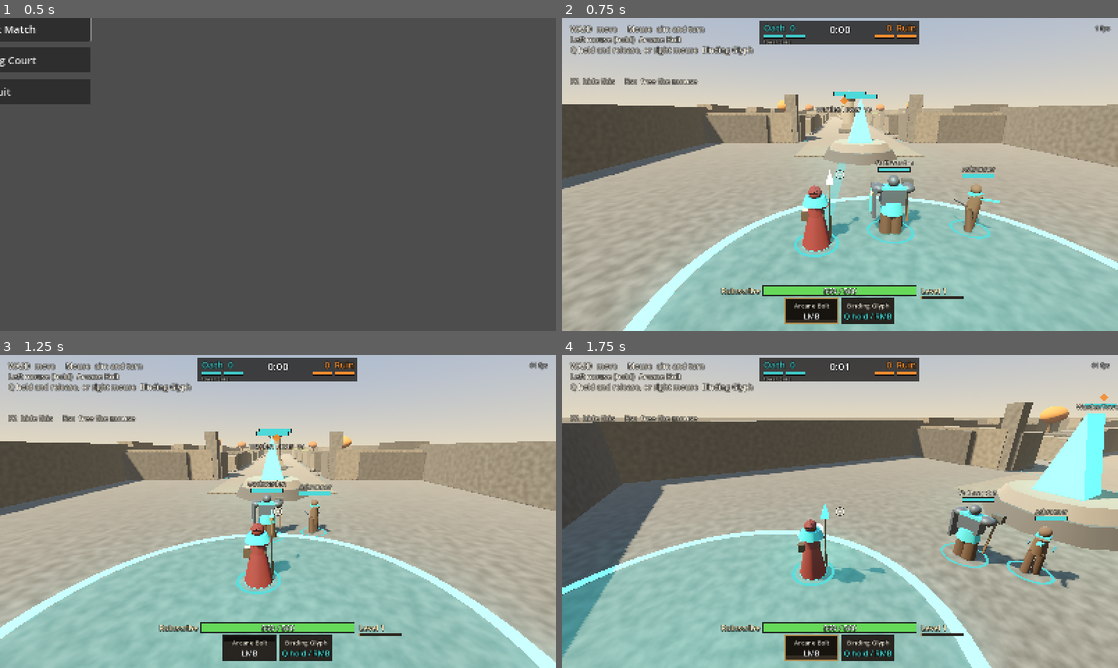
Above: before the commit, frames 1-4 (two rows, left to right).
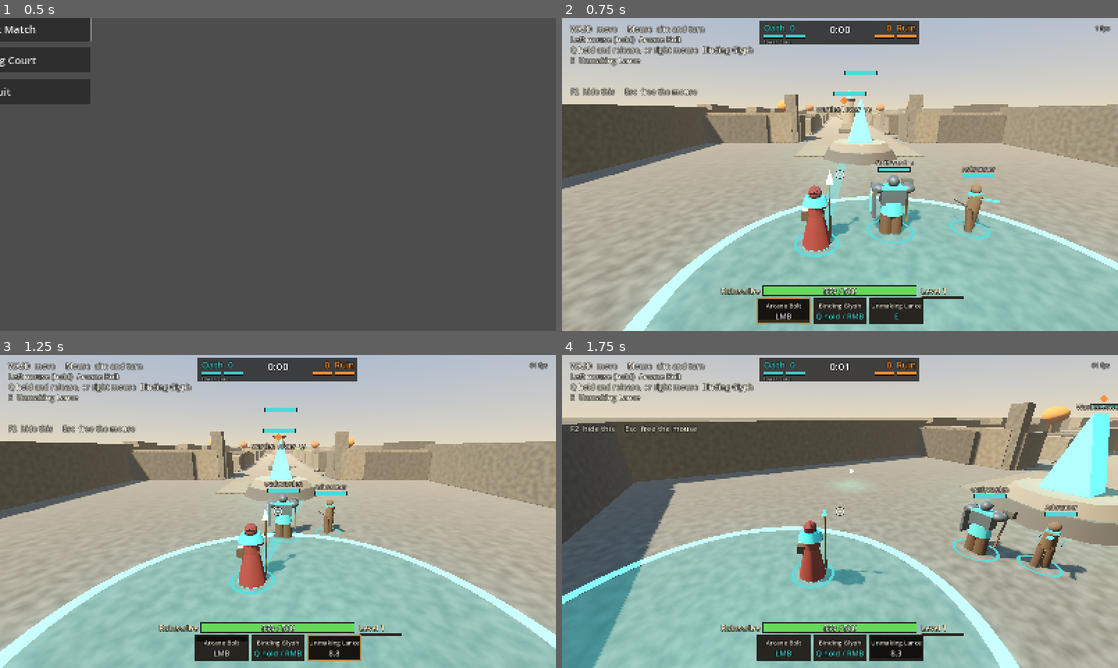
Above: after the commit, the same moments.

Repository: OminaMalum/Oath-and-Ruin
Game: Godot game, scene res://scenes/main.tscn
The game is run twice, just before and just after one commit, with the same random seed, the same clock (stepped at 60 frames per second) and the same inputs.
Inputs (mouse positions are in pixels of both pictures, inside the frame that each line leads up to):
- Up to frame 1 (0.5 s): no input
- Up to frame 2 (0.75 s): tap Enter at 0.5 s; move the mouse to (962, 158) at 0.52 s; press the mouse at (962, 158) at 0.53 s; hold D (move_right) from 0.53 s (still down)
- Up to frame 3 (1.25 s): keep holding D (move_right); tap E (ability_2, bound only after the commit) at 0.8 s
- Up to frame 4 (1.75 s): move the mouse to (812, 511) at 1.27 s; release D (move_right) at 1.28 s; release the mouse at (812, 511) at 1.28 s; hold W (move_forward) from 1.28 s (still down); tap E (ability_2, bound only after the commit) at 1.35 s; click (812, 511) at 1.55 s

Frame 1 is identical in both runs. In frame 2, 2.5% of the frame differs, in the area x 1-65%, y 12-98%; in frame 3, 13%; in frame 4, 16%, in the area x 0-100%, y 12-100%.

Commit message:
Second abilities: Unmaking Lance, Shield Slam, Ember Knife
E key and BTN_ABILITY_2 through commands, network and bots. New rules:
piercing projectiles (hit everyone on the line once) and stuns (no movement
or input, casts and dashes cut, never on structures). When two abilities
are pressed together the ready one wins. World labels stack instead of
overlapping. 3 new tests (123 checks).

Co-Authored-By: Claude Fable 5.1 <noreply@anthropic.com>
Claude-Session: https://claude.ai/code/session_01K9SmUkA29QzEXmf1q4eRcR

Diff:
--- /dev/null
+++ b/data/abilities/ember_knife.tres
@@ -0,0 +1,19 @@
+[gd_resource type="Resource" script_class="AbilityDef" format=3]
+
+[ext_resource type="Script" path="res://scripts/data/ability_def.gd" id="1_0uaoo"]
+
+[resource]
+script = ExtResource("1_0uaoo")
+id = &"ember_knife"
+display_name = "Ember Knife"
+description = "Throw a knife 10 m: 35 damage and a 40% slow for 1.2 s on the first enemy hit. Sets up the Vault, or finishes a runner. Counterplay: sidestep; it is a single narrow throw."
+damage = 35.0
+cast_time = 0.18
+recovery = 0.15
+cooldown = 5.0
+move_mult_while_casting = 0.8
+range = 10.0
+projectile_speed = 34.0
+projectile_radius = 0.22
+slow_amount = 0.4
+slow_duration = 1.2
--- /dev/null
+++ b/data/abilities/shield_slam.tres
@@ -0,0 +1,18 @@
+[gd_resource type="Resource" script_class="AbilityDef" format=3]
+
+[ext_resource type="Script" path="res://scripts/data/ability_def.gd" id="1_vwwmh"]
+
+[resource]
+script = ExtResource("1_vwwmh")
+id = &"shield_slam"
+display_name = "Shield Slam"
+description = "Drive the shield forward: 30 damage and a 0.8 s stun in a narrow 2.6 m arc. Interrupts casts. Counterplay: the 0.4 s windup is slow; step out of the arc or stay beyond 2.6 m."
+delivery = 2
+damage = 30.0
+cast_time = 0.4
+recovery = 0.3
+cooldown = 10.0
+move_mult_while_casting = 0.2
+range = 2.6
+stun_duration = 0.8
+arc_degrees = 70.0
--- /dev/null
+++ b/data/abilities/unmaking_lance.tres
@@ -0,0 +1,18 @@
+[gd_resource type="Resource" script_class="AbilityDef" format=3]
+
+[ext_resource type="Script" path="res://scripts/data/ability_def.gd" id="1_ysm63"]
+
+[resource]
+script = ExtResource("1_ysm63")
+id = &"unmaking_lance"
+display_name = "Unmaking Lance"
+description = "A thin lance of unmaking that flies 16 m and passes through every enemy on its line. Best on enemies lined up or held by the glyph. Counterplay: step off the line during the 0.45 s windup; it is narrow."
+damage = 70.0
+cast_time = 0.45
+recovery = 0.25
+cooldown = 9.0
+move_mult_while_casting = 0.3
+range = 16.0
+projectile_speed = 40.0
+projectile_radius = 0.22
+pierce = true
--- a/data/champions/ashrunner.tres
+++ b/data/champions/ashrunner.tres
@@ -2,6 +2,7 @@
 
 [ext_resource type="Script" path="res://scripts/data/ability_def.gd" id="1_6r2s1"]
 [ext_resource type="Resource" path="res://data/abilities/vault.tres" id="2_pbhpc"]
+[ext_resource type="Resource" path="res://data/abilities/ember_knife.tres" id="3_pbhpc"]
 [ext_resource type="Resource" path="res://data/abilities/twin_cut.tres" id="3_qx4h6"]
 [ext_resource type="Script" path="res://scripts/data/champion_def.gd" id="4_opjgf"]
 
@@ -17,6 +18,6 @@
 height = 1.7
 fountain_heal = 80.0
 basic_attack = ExtResource("3_qx4h6")
-abilities = Array[ExtResource("1_6r2s1")]([ExtResource("2_pbhpc")])
+abilities = Array[ExtResource("1_6r2s1")]([ExtResource("2_pbhpc"), ExtResource("3_pbhpc")])
 primary_color = Color(0.36, 0.27, 0.2, 1)
 accent_color = Color(0.45, 0.85, 0.55, 1)
--- a/data/champions/oathwarden.tres
+++ b/data/champions/oathwarden.tres
@@ -3,6 +3,7 @@
 [ext_resource type="Script" path="res://scripts/data/ability_def.gd" id="1_0iy75"]
 [ext_resource type="Resource" path="res://data/abilities/warding_stand.tres" id="2_r0s6u"]
 [ext_resource type="Resource" path="res://data/abilities/cleave.tres" id="3_8um6y"]
+[ext_resource type="Resource" path="res://data/abilities/shield_slam.tres" id="3_r0s6u"]
 [ext_resource type="Script" path="res://scripts/data/champion_def.gd" id="4_gn757"]
 
 [resource]
@@ -17,6 +18,6 @@
 height = 1.95
 fountain_heal = 80.0
 basic_attack = ExtResource("3_8um6y")
-abilities = Array[ExtResource("1_0iy75")]([ExtResource("2_r0s6u")])
+abilities = Array[ExtResource("1_0iy75")]([ExtResource("2_r0s6u"), ExtResource("3_r0s6u")])
 primary_color = Color(0.34, 0.36, 0.38, 1)
 accent_color = Color(0.95, 0.8, 0.45, 1)
--- a/data/champions/ruinscribe.tres
+++ b/data/champions/ruinscribe.tres
@@ -2,6 +2,7 @@
 
 [ext_resource type="Script" path="res://scripts/data/ability_def.gd" id="1_vd65r"]
 [ext_resource type="Resource" path="res://data/abilities/binding_glyph.tres" id="2_aiors"]
+[ext_resource type="Resource" path="res://data/abilities/unmaking_lance.tres" id="3_aiors"]
 [ext_resource type="Resource" path="res://data/abilities/arcane_bolt.tres" id="3_q3762"]
 [ext_resource type="Script" path="res://scripts/data/champion_def.gd" id="4_ea64g"]
 
@@ -14,6 +15,6 @@
 move_speed = 6.2
 fountain_heal = 80.0
 basic_attack = ExtResource("3_q3762")
-abilities = Array[ExtResource("1_vd65r")]([ExtResource("2_aiors")])
+abilities = Array[ExtResource("1_vd65r")]([ExtResource("2_aiors"), ExtResource("3_aiors")])
 primary_color = Color(0.4, 0.12, 0.11, 1)
 accent_color = Color(0.25, 0.8, 0.78, 1)
--- a/scripts/control/champion_bot.gd
+++ b/scripts/control/champion_bot.gd
@@ -158,8 +158,10 @@
 		c.aim_point = aim
 		c.buttons = UnitCommand.BTN_ATTACK
 		var dist := flat_distance(pos, _target.global_position)
-		if unit.cooldowns.size() > 1 and unit.cooldowns[1] <= 0.0 and _use_ability(unit, unit.get_slot(1), _target, dist, hp):
-			c.buttons |= UnitCommand.BTN_ABILITY_1
+		for slot in range(1, unit.def.slot_count()):
+			if unit.cooldowns[slot] <= 0.0 and _use_ability(unit, unit.get_slot(slot), _target, dist, hp):
+				c.buttons |= UnitCommand.ability_button(slot)
+				break
 		# Ranged champions sidestep while fighting champions, so skillshots can miss.
 		_strafe_timer -= dt
 		if _strafe_timer <= 0.0:
@@ -198,6 +200,16 @@
 	if a == null:
 		return false
 	var champ := target.def.kind == ChampionDef.Kind.CHAMPION
+	if a.stun_duration > 0.0:
+		# A stun is for champions: when they are casting, fleeing, or about to die.
+		return champ and dist <= a.range + target.def.radius and (target.is_casting() \
+				or target.health / target.max_health < 0.4 or hp < 0.5)
+	if a.delivery == AbilityDef.Delivery.PROJECTILE and a.pierce:
+		# A piercing line: a champion, or two or more enemies lined up behind each other.
+		return dist <= a.range and (champ or _on_line(unit, target, a) >= 2)
+	if a.delivery == AbilityDef.Delivery.PROJECTILE and a.slow_amount > 0.0:
+		# A slowing throw: stick it on a champion that is getting away.
+		return champ and dist <= a.range and dist > unit.def.basic_attack.range
 	match a.delivery:
 		AbilityDef.Delivery.GROUND_AREA:
 			return dist <= a.range and (champ or _clump(unit, target.global_position, a.area_radius) >= 3)
@@ -221,6 +233,21 @@
 				and ar.source.team == unit.team and flat_distance(unit.global_position, ar.center) <= ar.ability.area_radius + 6.0:
 			return ar
 	return null
+
+
+## Enemies within the line from the unit through `target` out to the range.
+func _on_line(unit: Unit, target: Unit, a: AbilityDef) -> int:
+	var from := unit.global_position
+	var dir := Vector3(target.global_position.x - from.x, 0, target.global_position.z - from.z)
+	if dir.length() < 0.1:
+		return 0
+	var to := from + dir.normalized() * a.range
+	var n := 0
+	for u in authority.units:
+		if u.alive and authority.are_enemies(unit, u) and u.def.kind != ChampionDef.Kind.STRUCTURE \
+				and CombatAuthority._segment_circle_t(from, to, u.global_position, u.def.radius + a.projectile_radius) >= 0.0:
+			n += 1
+	return n
 
 
 func _hurt_ally_within(unit: Unit, r: float) -> bool:
--- a/scripts/control/human_controller.gd
+++ b/scripts/control/human_controller.gd
@@ -39,4 +39,6 @@
 		c.upgrade_choice = 2
 	if Input.is_action_just_pressed("ability_1_quick"):
 		c.buttons |= UnitCommand.BTN_ABILITY_1
+	if Input.is_action_just_pressed("ability_2"):
+		c.buttons |= UnitCommand.BTN_ABILITY_2
 	return c
--- a/scripts/control/input_setup.gd
+++ b/scripts/control/input_setup.gd
@@ -7,6 +7,7 @@
 	"move_left": [KEY_A, KEY_LEFT],
 	"move_right": [KEY_D, KEY_RIGHT],
 	"ability_1_preview": [KEY_Q],
+	"ability_2": [KEY_E],
 	"upgrade_1": [KEY_1],
 	"upgrade_2": [KEY_2],
 	"restart": [KEY_R],
--- a/scripts/data/ability_def.gd
+++ b/scripts/data/ability_def.gd
@@ -42,6 +42,8 @@
 @export var projectile_radius: float = 0.3
 ## Homing shots follow their target and can only hit it (towers).
 @export var homing: bool = false
+## Piercing shots pass through every enemy on their line (each hit once).
+@export var pierce: bool = false
 
 @export_group("Ground area")
 @export var area_radius: float = 2.5
@@ -52,6 +54,8 @@
 ## Fraction of move speed removed (0.3 = 30% slow).
 @export var slow_amount: float = 0.0
 @export var slow_duration: float = 0.0
+## Stun: the target cannot move or act, and its cast is interrupted.
+@export var stun_duration: float = 0.0
 
 @export_group("Melee arc")
 ## Full width of the cone in degrees (120 = 60 each side of the aim).
--- a/scripts/net/net_session.gd
+++ b/scripts/net/net_session.gd
@@ -246,7 +246,7 @@
 		var data := {}
 		for u in authority.units:
 			data[u.net_id] = [u.global_position, u.aim_yaw, u.health, u.alive, u.cast_phase, u.cast_slot,
-				u.cast_timer, u.cast_target, u.cooldowns, u.slow_amount, u.slow_timer, u.respawn_timer]
+				u.cast_timer, u.cast_target, u.cooldowns, u.slow_amount, u.slow_timer, u.respawn_timer, u.stun_timer]
 		bytes_last_snapshot = var_to_bytes(data).size()
 		_broadcast(snapshot.bind(authority.tick, data), true)
 
@@ -360,6 +360,7 @@
 		u.slow_amount = s[9]
 		u.slow_timer = s[10]
 		u.respawn_timer = s[11]
+		u.stun_timer = s[12] if s.size() > 12 else 0.0
 		u.collision_layer = Unit.LAYER_UNITS if u.alive else 0
 		if was_alive != u.alive:
 			if u.alive:
--- a/scripts/sim/combat_authority.gd
+++ b/scripts/sim/combat_authority.gd
@@ -42,6 +42,7 @@
 	var target: Unit  # homing only
 	var travelled: float = 0.0
 	var alive: bool = true
+	var hit: Array[Unit] = []  # piercing shots: already struck
 
 
 class SimArea:
@@ -213,6 +214,8 @@
 	unit_damaged.emit(target, amount, source)
 	if a != null and a.slow_amount > 0.0:
 		target.apply_slow(a.slow_amount, a.slow_duration)
+	if a != null and a.stun_duration > 0.0 and target.def.kind != ChampionDef.Kind.STRUCTURE:
+		target.apply_stun(a.stun_duration)
 	if target.health <= 0.0:
 		target.set_dead(source)
 		unit_died.emit(target, source)
@@ -257,8 +260,15 @@
 				continue
 			if from.y < u.global_position.y - 0.2 or from.y > u.global_position.y + u.def.height + 0.2:
 				continue
+			if a.pierce and u in p.hit:
+				continue
 			var t := _segment_circle_t(from, to, u.global_position, u.def.radius + a.projectile_radius)
-			if t >= 0.0 and t < best_t:
+			if t < 0.0 or t >= wall_t:
+				continue
+			if a.pierce:
+				p.hit.append(u)  # passes through: everyone on the line this tick is struck
+				apply_damage(p.source, u, a.damage, a)
+			elif t < best_t:
 				best_t = t
 				best = u
 		if best:
--- a/scripts/sim/unit.gd
+++ b/scripts/sim/unit.gd
@@ -33,6 +33,8 @@
 var aim_point: Vector3 = Vector3.ZERO
 ## Match rule multiplier on this unit's damage to structures (rising tide).
 var structure_bonus: float = 1.0
+## Stunned: no movement, no casts, until the timer runs out.
+var stun_timer: float = 0.0
 ## Dash in progress (DASH delivery): the sim moves the unit, not its input.
 var dash_timer: float = 0.0
 var dash_velocity: Vector3 = Vector3.ZERO
@@ -182,10 +184,18 @@
 		if slow_timer <= 0.0:
 			slow_amount = 0.0
 
+	if cmd.upgrade_choice > 0:
+		choose_upgrade(cmd.upgrade_choice)
+	if stun_timer > 0.0:
+		# Stunned: the aim stays where it was, nothing is buffered, no movement.
+		stun_timer -= dt
+		velocity.x = 0.0
+		velocity.z = 0.0
+		velocity.y = 0.0 if is_on_floor() else velocity.y - GRAVITY * dt
+		move_and_slide()
+		return
 	aim_yaw = cmd.aim_yaw
 	aim_point = cmd.aim_point
-	if cmd.upgrade_choice > 0:
-		choose_upgrade(cmd.upgrade_choice)
 	rotation.y = aim_yaw
 
 	_update_buffer(cmd, dt)
@@ -224,9 +234,14 @@
 		buffer_timer -= dt
 		if buffer_timer <= 0.0:
 			buffered_slot = -1
-	# Abilities win over the held basic attack.
-	if cmd.pressed(UnitCommand.BTN_ABILITY_1) and def.slot_count() > 1:
-		buffered_slot = 1
+	# Abilities win over the held basic attack. When several are pressed at
+	# once, a ready one wins over one still on cooldown.
+	var want := -1
+	for slot in range(1, def.slot_count()):
+		if cmd.pressed(UnitCommand.ability_button(slot)) and (want < 0 or (cooldowns[want] > 0.0 and cooldowns[slot] <= 0.0)):
+			want = slot
+	if want > 0:
+		buffered_slot = want
 		buffer_timer = INPUT_BUFFER
 	elif cmd.pressed(UnitCommand.BTN_ATTACK) and buffered_slot < 0:
 		buffered_slot = 0
@@ -336,6 +351,18 @@
 	return false
 
 
+## Stun: interrupts any cast (and dash), longest stun wins.
+func apply_stun(duration: float) -> void:
+	if duration <= 0.0:
+		return
+	interrupt_cast()
+	stun_timer = maxf(stun_timer, duration)
+
+
+func is_stunned() -> bool:
+	return stun_timer > 0.0
+
+
 func apply_slow(amount: float, duration: float) -> void:
 	# Strongest slow wins; durations do not stack.
 	if amount >= slow_amount or slow_timer <= 0.0:
@@ -350,6 +377,7 @@
 	interrupt_cast()
 	slow_amount = 0.0
 	slow_timer = 0.0
+	stun_timer = 0.0
 	respawn_timer = def.respawn_time
 	corpse_timer = 1.0
 	velocity = Vector3.ZERO
--- a/scripts/sim/unit_command.gd
+++ b/scripts/sim/unit_command.gd
@@ -5,6 +5,7 @@
 
 const BTN_ATTACK := 1
 const BTN_ABILITY_1 := 2
+const BTN_ABILITY_2 := 4
 
 ## x = strafe right, y = forward, relative to aim_yaw. Length <= 1.
 var move: Vector2 = Vector2.ZERO
@@ -23,11 +24,16 @@
 	return buttons & button != 0
 
 
+## The button for an ability slot (1 or 2).
+static func ability_button(slot: int) -> int:
+	return BTN_ABILITY_1 if slot == 1 else BTN_ABILITY_2
+
+
 func to_dict() -> Dictionary:
 	return {"m": move, "y": aim_yaw, "a": aim_point, "b": buttons, "t": target_id, "u": upgrade_choice}
 
 
-const ALL_BUTTONS := BTN_ATTACK | BTN_ABILITY_1
+const ALL_BUTTONS := BTN_ATTACK | BTN_ABILITY_1 | BTN_ABILITY_2
 
 
 ## Rebuilds a command from untrusted data. Wrong types, NaN or infinite
--- a/scripts/ui/hud.gd
+++ b/scripts/ui/hud.gd
@@ -82,7 +82,8 @@
 		return
 	var vs := get_viewport_rect().size
 	var cam := rig.camera
-	# World bars and names.
+	# World bars and names. Labels that would overlap an earlier one move up.
+	var placed: Array[Rect2] = []
 	for u in authority.units:
 		if not u.alive or u == player:
 			continue  # own health is on the bottom bar; no duplicate over the head
@@ -96,6 +97,21 @@
 		var p := cam.unproject_position(top)
 		var minion := u.def.kind == ChampionDef.Kind.MINION and u.def.look != ChampionDef.Look.BREAKER
 		var w := 56.0 if minion else 90.0
+		if not minion:
+			var box := Rect2(p - Vector2(w * 0.5, 22), Vector2(w, 34))
+			for _try in 4:
+				var clash := false
+				for r in placed:
+					if r.intersects(box):
+						clash = true
+						break
+				if not clash:
+					break
+				box.position.y -= 34
+			placed.append(box)
+			p = box.position + Vector2(w * 0.5, 22)
+		if u.is_stunned():
+			_text(p + Vector2(-100, 26), "stunned", SMALL, Color(1.0, 0.5, 0.4), HORIZONTAL_ALIGNMENT_CENTER, 200)
 		var col := Palette.ALLY if u.team == player.team else (Palette.NEUTRAL if u.team >= 2 else Palette.ENEMY)
 		_bar(Rect2(p - Vector2(w * 0.5, 0), Vector2(w, 8 if minion else 10)), u.health / u.max_health, col)
 		# Names only for champions, structures and big units, and only up close.
@@ -172,7 +188,7 @@
 
 	# Ability slots.
 	var q := player.get_slot(1)
-	var keys := ["LMB", "Q hold / RMB" if q and q.delivery == AbilityDef.Delivery.GROUND_AREA else "Q / RMB"]
+	var keys := ["LMB", "Q hold / RMB" if q and q.delivery == AbilityDef.Delivery.GROUND_AREA else "Q / RMB", "E"]
 	var slot_w := 150.0
 	var x0 := c.x - (slot_w * player.def.slot_count() + 12 * (player.def.slot_count() - 1)) * 0.5
 	for i in player.def.slot_count():
@@ -192,7 +208,9 @@
 		_text(r.position + Vector2(0, 58), label, FONT_SIZE, Palette.TEAL if cd <= 0.0 else Color(0.85, 0.85, 0.85), HORIZONTAL_ALIGNMENT_CENTER, r.size.x)
 	if _notice_t > 0.0:
 		_text(Vector2(0, vs.y - 140), _notice, FONT_SIZE, Color(1.0, 0.85, 0.55, clampf(_notice_t * 2.0, 0, 1)), HORIZONTAL_ALIGNMENT_CENTER, vs.x)
-	if player.slow_timer > 0.0:
+	if player.is_stunned():
+		_text(Vector2(hb.position.x, hb.position.y - 10), "Stunned", FONT_SIZE, Color(1.0, 0.45, 0.35), HORIZONTAL_ALIGNMENT_CENTER, hb.size.x)
+	elif player.slow_timer > 0.0:
 		_text(Vector2(hb.position.x, hb.position.y - 10), "Slowed", FONT_SIZE, Palette.AMBER, HORIZONTAL_ALIGNMENT_CENTER, hb.size.x)
 
 	if not player.alive:
@@ -210,6 +228,7 @@
 			"Left mouse (hold)  %s" % player.get_slot(0).display_name,
 			("Q hold and release, or right mouse  %s" if player.get_slot(1).delivery == AbilityDef.Delivery.GROUND_AREA \
 				else "Q or right mouse  %s") % player.get_slot(1).display_name,
+			("E  %s" % player.get_slot(2).display_name) if player.get_slot(2) else "",
 			"1 or 2  pick an upgrade when offered" if player.upgrade_pending else "",
 			("F1  dummies fight back: %s" % ("ON" if bot.enabled else "OFF")) if bot else "",
 			"F2  hide this     Esc  free the mouse",
--- a/scripts/view/world_view.gd
+++ b/scripts/view/world_view.gd
@@ -31,7 +31,11 @@
 		var t: Node3D = _tells.get(u)
 		if t:
 			t.queue_free()
-		_tells.erase(u))
+		_tells.erase(u)
+		var m: Node3D = _stun_marks.get(u)
+		if m:
+			m.queue_free()
+		_stun_marks.erase(u))
 
 
 func _team_color(u: Unit) -> Color:
@@ -202,6 +206,7 @@
 			k = clampf(ar.timer / maxf(ar.ability.ward_duration, 0.01), 0.0, 1.0)  # time left
 		fill.scale = Vector3(maxf(k, 0.01), 1, maxf(k, 0.01))
 	_update_tells()
+	_update_stun_marks()
 	_update_preview()
 	for e in _effects:
 		e.t += delta
@@ -265,6 +270,35 @@
 				tell.look_at(tell.global_position + flat, Vector3.UP)
 		else:
 			tell.global_position = Vector3(u.cast_target.x, 0.04, u.cast_target.z)
+
+
+## Stun marker: a slow ring of small lights over a stunned unit's head.
+var _stun_marks := {}  # Unit -> Node3D
+
+
+func _update_stun_marks() -> void:
+	for u in authority.units:
+		var m: Node3D = _stun_marks.get(u)
+		if u.alive and u.is_stunned():
+			if m == null:
+				m = Node3D.new()
+				for i in 3:
+					var mi := MeshInstance3D.new()
+					var sm := SphereMesh.new()
+					sm.radius = 0.08
+					sm.height = 0.16
+					mi.mesh = sm
+					mi.material_override = Palette.glow(Color(1.0, 0.75, 0.4), 2.0)
+					mi.cast_shadow = GeometryInstance3D.SHADOW_CASTING_SETTING_OFF
+					mi.position = Vector3(0.35, 0, 0).rotated(Vector3.UP, TAU * i / 3.0)
+					m.add_child(mi)
+				add_child(m)
+				_stun_marks[u] = m
+			m.global_position = u.get_global_transform_interpolated().origin + Vector3(0, u.def.height + 0.15, 0)
+			m.rotation.y += 0.08
+		elif m:
+			m.queue_free()
+			_stun_marks.erase(u)
 
 
 ## Flat circle sector on the ground, pointing along -Z.
--- a/tests/run_tests.gd
+++ b/tests/run_tests.gd
@@ -36,6 +36,7 @@
 		"test_match_victory", "test_objective_capture",
 		"test_melee_arc", "test_dash", "test_dash_stopped_by_wall", "test_ward", "test_levels",
 		"test_upgrade_choice", "test_roster",
+		"test_second_slot_and_pierce", "test_stun", "test_knife_slow",
 	]
 	for t: String in tests:
 		_make_world()
@@ -626,3 +627,72 @@
 		ids[d.id] = true
 	check(ids.size() == 3, "one of each role per team")
 	await ticks(1)
+
+
+# --- Gate 3, second abilities --------------------------------------------------
+
+func test_second_slot_and_pierce() -> void:
+	var me := spawn(SCRIBE, 0, Vector3.ZERO)
+	var first := spawn(DUMMY, 1, Vector3(0, 0, -5))
+	var second := spawn(DUMMY, 1, Vector3(0.3, 0, -9))
+	var off := spawn(DUMMY, 1, Vector3(3, 0, -7))
+	await ticks(2)
+	aim(me, Vector3(0, 0, -20))
+	cmd(me).buttons = UnitCommand.BTN_ABILITY_2
+	await ticks(1)
+	cmd(me).buttons = 0
+	await secs(1.2)
+	var lance := SCRIBE.get_slot(2)
+	check(lance != null and lance.pierce, "the scribe has a piercing second ability")
+	check(is_equal_approx(first.health, DUMMY.max_health - lance.damage), "the lance hits the first enemy on the line")
+	check(is_equal_approx(second.health, DUMMY.max_health - lance.damage), "and passes through to the second")
+	check(off.health == DUMMY.max_health, "an enemy off the line is missed")
+	check(me.cooldowns[2] > 0.0, "slot 2 has its own cooldown")
+	var d := UnitCommand.from_dict({"b": UnitCommand.BTN_ABILITY_2})
+	check(d.buttons == UnitCommand.BTN_ABILITY_2, "the second ability button survives the network path")
+
+
+func test_stun() -> void:
+	var warden := spawn(WARDEN, 0, Vector3.ZERO)
+	var victim := spawn(SCRIBE, 1, Vector3(0, 0, -2))
+	await ticks(2)
+	# The victim starts a long cast and tries to walk away.
+	aim(victim, Vector3(0, 0, 10))
+	cmd(victim).buttons = UnitCommand.BTN_ABILITY_2
+	cmd(victim).move = Vector2(0, 1)
+	await ticks(3)
+	check(victim.is_casting(), "victim is mid cast")
+	aim(warden, victim.global_position)
+	cmd(warden).buttons = UnitCommand.BTN_ABILITY_2
+	await ticks(1)
+	cmd(warden).buttons = 0
+	await secs(0.5)
+	var slam := WARDEN.get_slot(2)
+	check(victim.is_stunned(), "shield slam stuns")
+	check(not victim.is_casting(), "the stun interrupts the cast")
+	var at := victim.global_position
+	await secs(0.4)
+	check(victim.global_position.distance_to(at) < 0.05, "a stunned unit cannot move")
+	await secs(0.6)
+	check(not victim.is_stunned(), "the stun ends after %.1f s" % slam.stun_duration)
+	await secs(0.5)
+	check(victim.global_position.distance_to(at) > 1.0, "movement returns after the stun")
+	var tower := spawn(TOWER, 1, Vector3(0, 0, -2))
+	await ticks(1)
+	authority.apply_damage(warden, tower, 10.0, slam)
+	check(not tower.is_stunned(), "structures cannot be stunned")
+
+
+func test_knife_slow() -> void:
+	var me := spawn(RUNNER, 0, Vector3.ZERO)
+	var target := spawn(SCRIBE, 1, Vector3(0, 0, -6))
+	await ticks(2)
+	aim(me, target.global_position)
+	cmd(me).buttons = UnitCommand.BTN_ABILITY_2
+	await ticks(1)
+	cmd(me).buttons = 0
+	await secs(0.8)
+	var knife := RUNNER.get_slot(2)
+	check(is_equal_approx(target.health, SCRIBE.max_health - knife.damage), "ember knife hits for its damage")
+	check(is_equal_approx(target.slow_amount, knife.slow_amount), "and slows the target")
+	check(is_equal_approx(target.current_move_speed(), SCRIBE.move_speed * (1.0 - knife.slow_amount)), "slowed speed is applied")
Not shown, changed: docs/DESIGN.md
